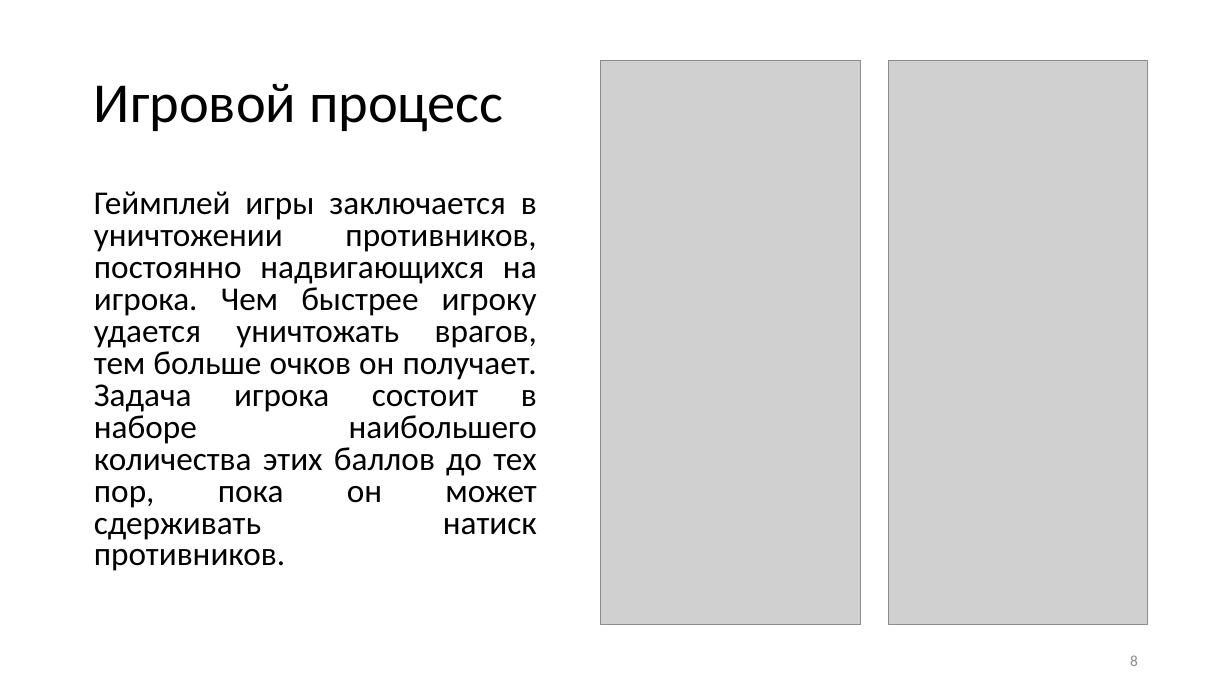
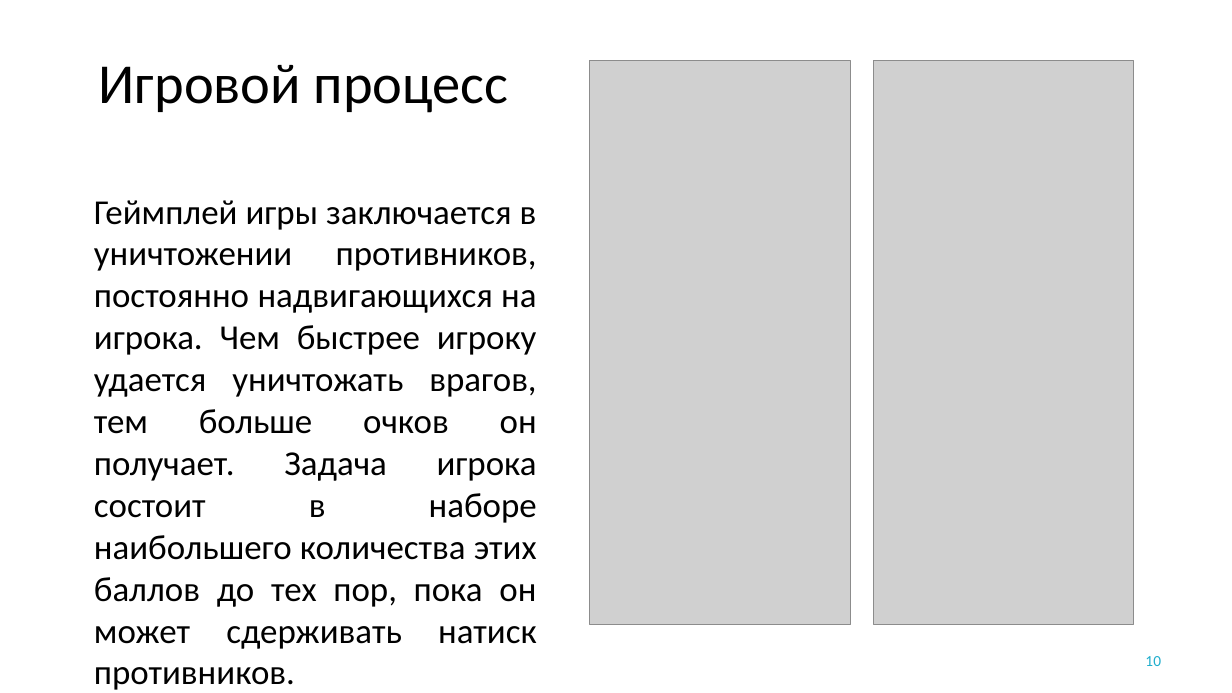
Before and after one commit to YakimenkoIlya/PhantasmagoriaProjectFiles, a slide deck: slide 10 of Якименко Курсовая.pptx (slide 8 before the commit). Drawn at 1232x693 pixels with LibreOffice and Linux fonts; fonts in the diff are those of the drawing; grey boxes stand for pictures; background and template pictures are left out. Boxes give left, top, right and bottom in pixels: in the first picture for what was removed or moved away, otherwise in the second. Text is boxed around its words. In the diff, an @@ line names an element or a change of style, - is before the commit and + after.

```diff
--- a/Якименко Курсовая.pptx
+++ b/Якименко Курсовая.pptx
@@ title "Игровой процесс": place and size @@
-title "Игровой процесс" at box(94, 84, 503, 132)
+title "Игровой процесс" at box(99, 65, 508, 113)
@@ title "Игровой процесс" at box(99, 65, 508, 113): alignment left to centre; line spacing 0.9 to 1 @@
@@ picture added at box(590, 61, 850, 625) @@
@@ picture: place and size @@
-picture at box(601, 61, 860, 625)
+picture at box(874, 61, 1134, 625)
@@ picture removed at box(888, 61, 1148, 625) @@
@@ text "Геймплей игры заключается в уничтожении ..." at box(94, 200, 537, 690): size 25.9 to 27.2 pt; line spacing 0.8 to 1; less space between paragraphs @@
@@ page number at box(1145, 656, 1161, 666): text changed; text colour #8C8C8C to #1FAECD @@
-8
+10
```
Also in this commit, not shown: 14 other slides changed, 1 other file.
